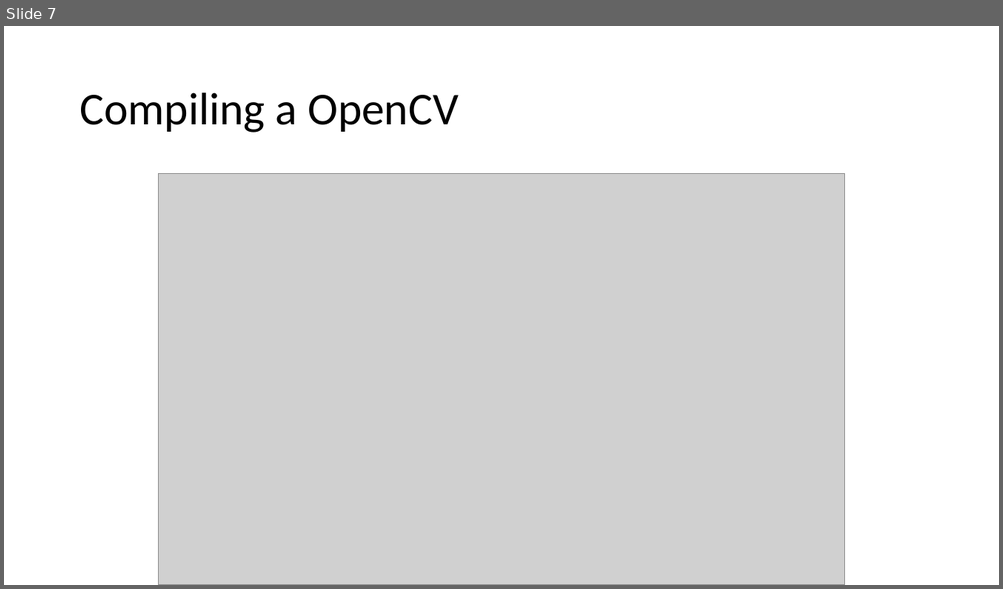
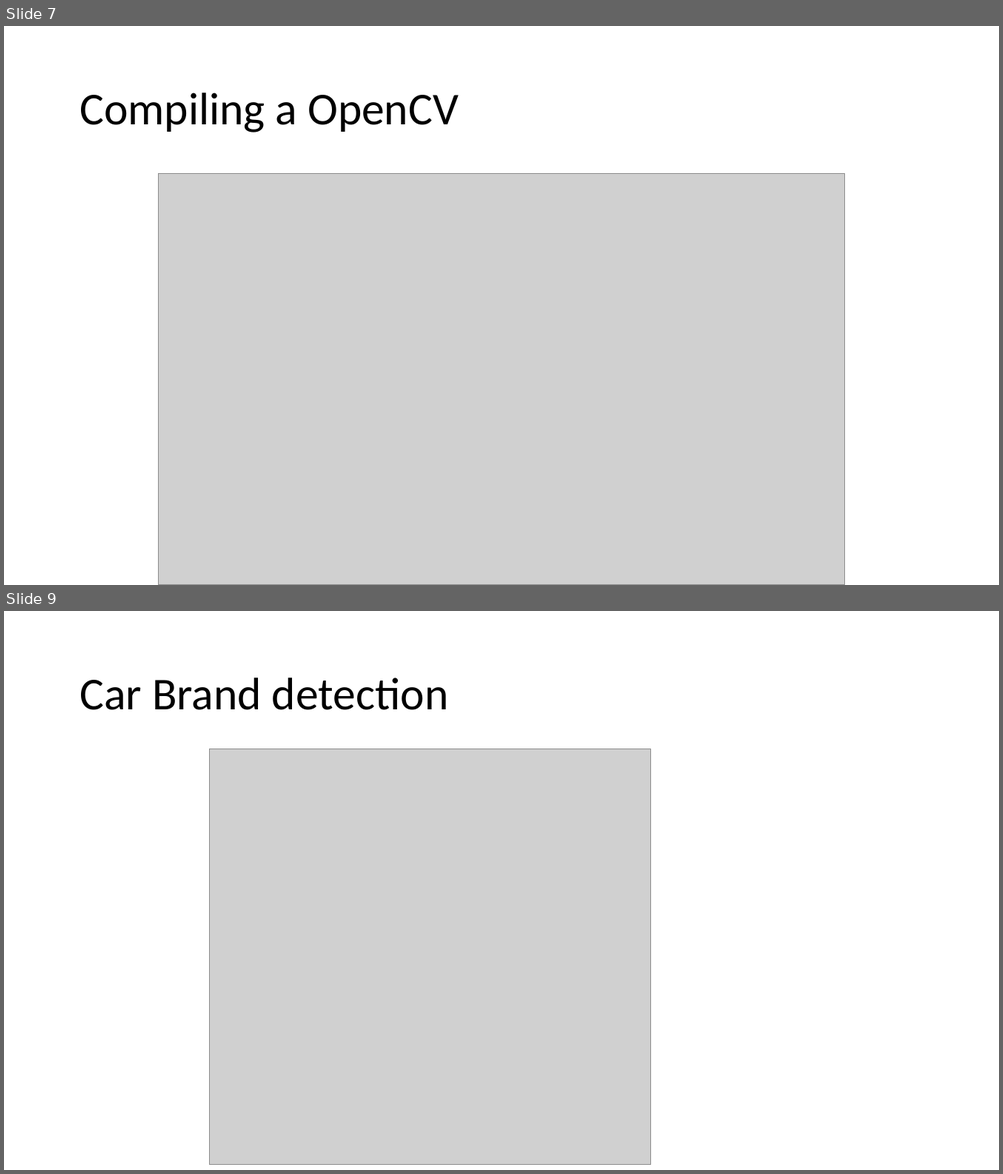
Before and after one commit to Tushar9999999999/SkyNet, a slide deck: Equinox_Presentation.pptx. Shown one above the other, each under a label of ours: slide 7 before the commit, slides 7 and 9 after it; the slides between them are not shown. The pictures are 1003x589 and 1003x1174 pixels, drawn with LibreOffice and Linux fonts; fonts in the diff are those of the drawing; grey boxes stand for pictures. Boxes give left, top, right and bottom in pixels: in the first picture for what was removed or moved away, otherwise in the second. Text is boxed around its words. In the diff, an @@ line names an element or a change of style, - is before the commit and + after.

```diff
--- a/Equinox_Presentation.pptx
+++ b/Equinox_Presentation.pptx
@@ slide 9 added at (x1=4, y1=611, x2=999, y2=1170), background #FFFFFF @@
@@ title added at (x1=79, y1=678, x2=448, y2=710), 44 pt, text #000000 @@
+Car Brand detection
@@ picture added at (x1=209, y1=749, x2=651, y2=1165) @@
```
Also in this commit, not shown: 3 slides changed, 1 other slide added, 5 slides removed.
